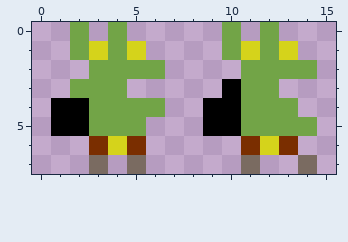
Two states of a pixel-art sprite, GrowYourHoard/assets/images/goblin1.png. Above is the file before it was changed.
The file is 16x8 pixels.
Now the later version:
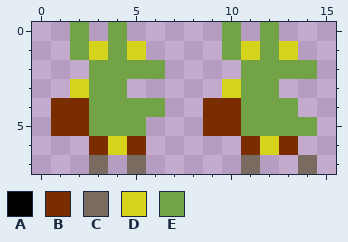
Palette (. is transparent): A #000000  B #7a2e00  C #7a6b61  D #d5d31b  E #72a447
From old to new:
y 3: x 2 E -> D; x 10 A -> D
y 4..5: x 1..2 AA -> BB; x 9..10 AA -> BB
